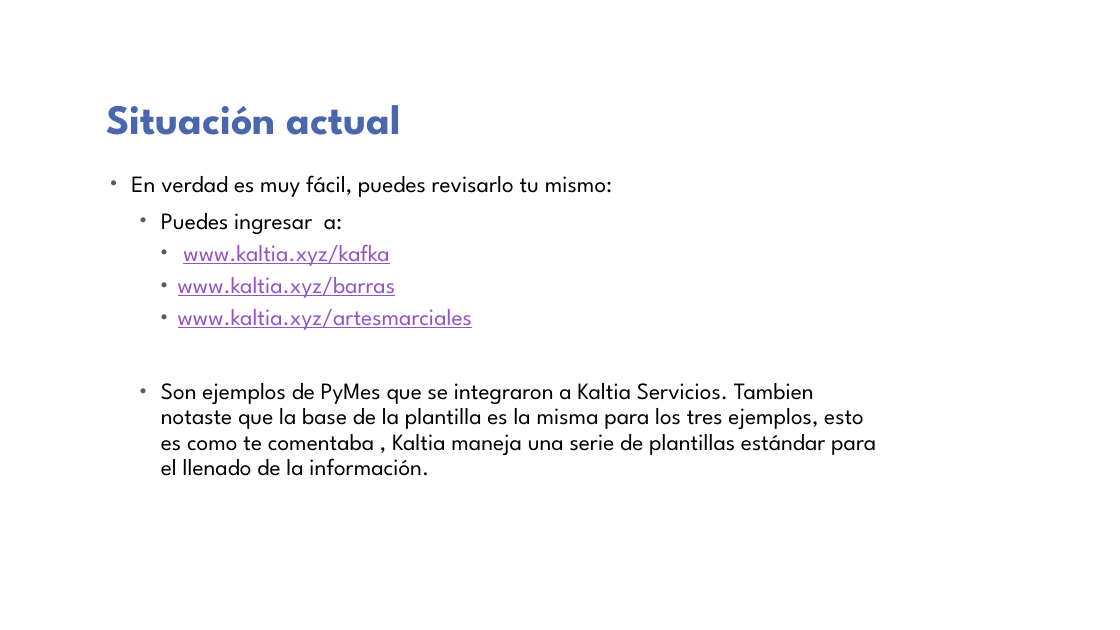
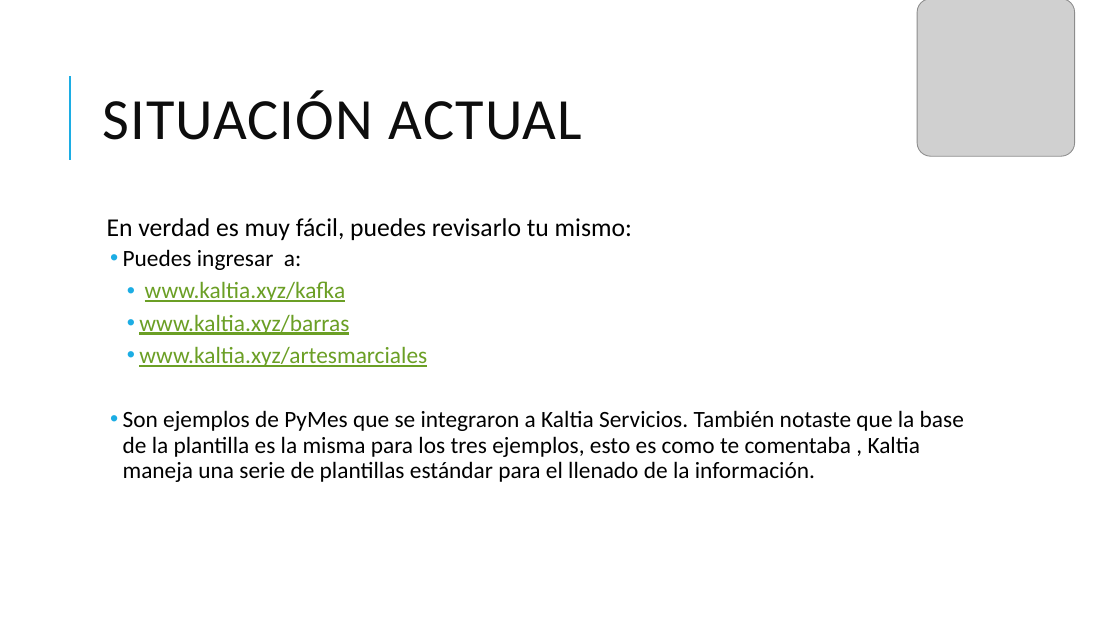
Before and after one commit to MexicoKaltia/KaltiaAuxiliar, a slide deck: slide 4 of Proyecto Kaltia Perfil I-parte1.pptx. Drawn at 1120x630 pixels with LibreOffice and Linux fonts; fonts in the diff are those of the drawing; grey boxes stand for pictures; background and template pictures are left out. Boxes give left, top, right and bottom in pixels: in the first picture for what was removed or moved away, otherwise in the second. Text is boxed around its words. In the diff, an @@ line names an element or a change of style, - is before the commit and + after.

```diff
--- a/Proyecto Kaltia Perfil I-parte1.pptx
+++ b/Proyecto Kaltia Perfil I-parte1.pptx
@@ picture added at [917, 0, 1075, 156] @@
@@ title "SITUACIÓN ACTUAL" at [102, 91, 582, 140]: vertical alignment bottom to middle @@
@@ line added from (70, 160) to (70, 76), #1CADE4 1.5 pt @@
@@ title at [102, 91, 582, 140]: text changed; size 36 to 50 pt; font League Spartan to Calibri; text colour #4A66AC to #0D0D0D; bold off @@
-Situación actual
+SITUACIÓN ACTUAL
@@ text "En verdad es muy fácil, ...": place and size @@
-text "En verdad es muy fácil, ..." at [131, 175, 876, 476]
+text "En verdad es muy fácil, ..." at [107, 218, 964, 482]
@@ text at [107, 218, 632, 367]: size 20 to 22 pt in "En verdad es muy fácil, puedes revisarlo ..."; font League Spartan to Calibri in "En verdad es muy fácil, puedes revisarlo ...", "Puedes ingresar a:", "www.kaltia.xyz/kafka", "www.kaltia.xyz/barras" and 1 more places; text colour #9454C3 to #6B9F25 in "www.kaltia.xyz/kafka", "www.kaltia.xyz/barras", "www.kaltia.xyz/artesmarciales"; bullet • to  ; less space between paragraphs; bullet colour #595959 to #1CADE4; indent changed @@
@@ text at [123, 410, 964, 482]: text changed; font League Spartan to Calibri @@
-  • Son ejemplos de PyMes que se integraron a Kaltia Servicios. Tambien notaste que la base de la plantilla es la misma para los tres ejemplos, esto es como te comentaba , Kaltia maneja una serie de plantillas estándar para el llenado de la información.
+  • Son ejemplos de PyMes que se integraron a Kaltia Servicios. También notaste que la base de la plantilla es la misma para los tres ejemplos, esto es como te comentaba , Kaltia maneja una serie de plantillas estándar para el llenado de la información.
```
Also in this commit, not shown: 6 other slides changed, 28 other files.
